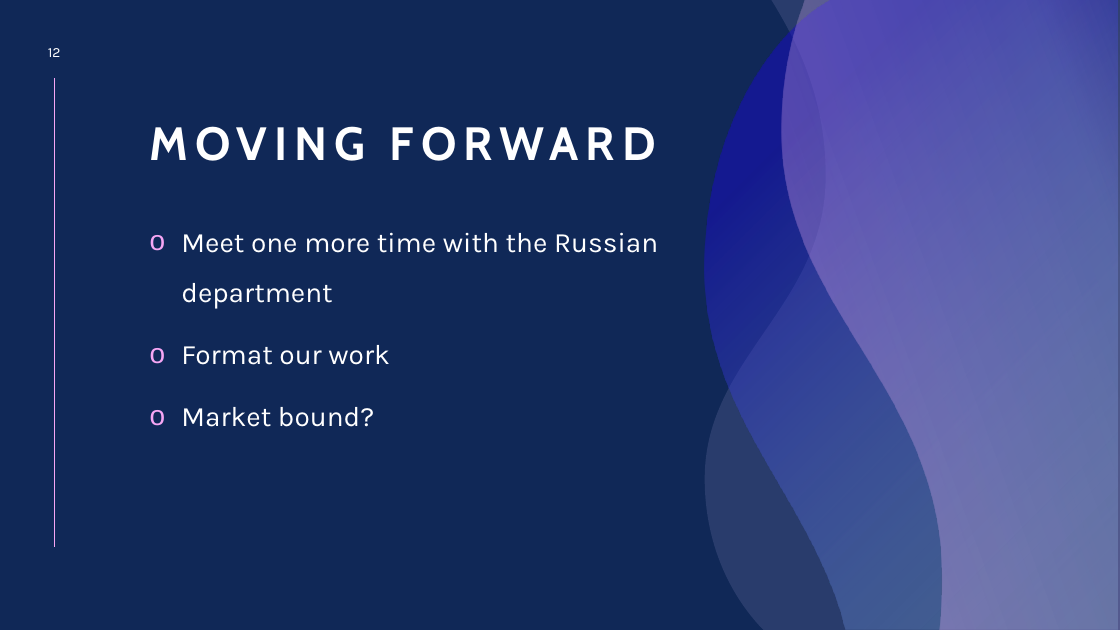
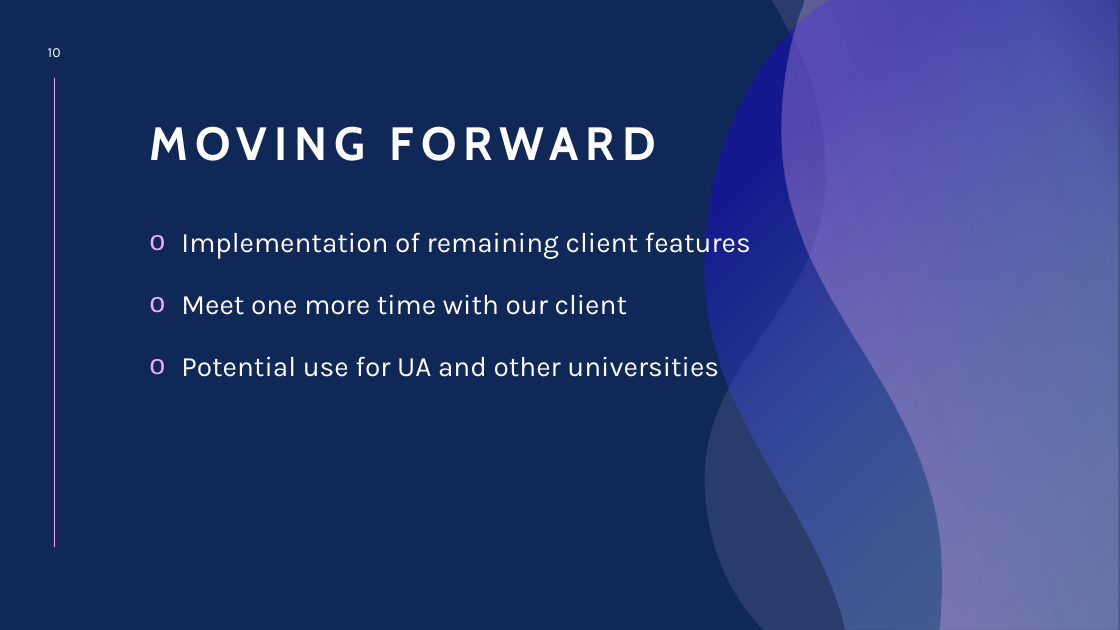
Before and after one commit to esschillinger/capstone, a slide deck: slide 10 of docs/sprint3/Sprint 3 Presentation.pptx (slide 12 before the commit). Drawn at 1120x630 pixels with LibreOffice and Linux fonts; fonts in the diff are those of the drawing. Boxes give left, top, right and bottom in pixels: in the first picture for what was removed or moved away, otherwise in the second. Text is boxed around its words. In the diff, an @@ line names an element or a change of style, - is before the commit and + after.

```diff
--- a/docs/sprint3/Sprint 3 Presentation.pptx
+++ b/docs/sprint3/Sprint 3 Presentation.pptx
@@ page number at [48,48,61,57]: text changed @@
-12
+10
@@ text at [181,226,751,377]: text changed @@
-o Meet one more time with the Russian department
-o Format our work
-o Market bound?
+o Implementation of remaining client features
+o Meet one more time with our client
+o Potential use for UA and other universities
```
Also in this commit, not shown: 3 other slides changed, 1 slide added, 3 slides removed, 3 other files.
